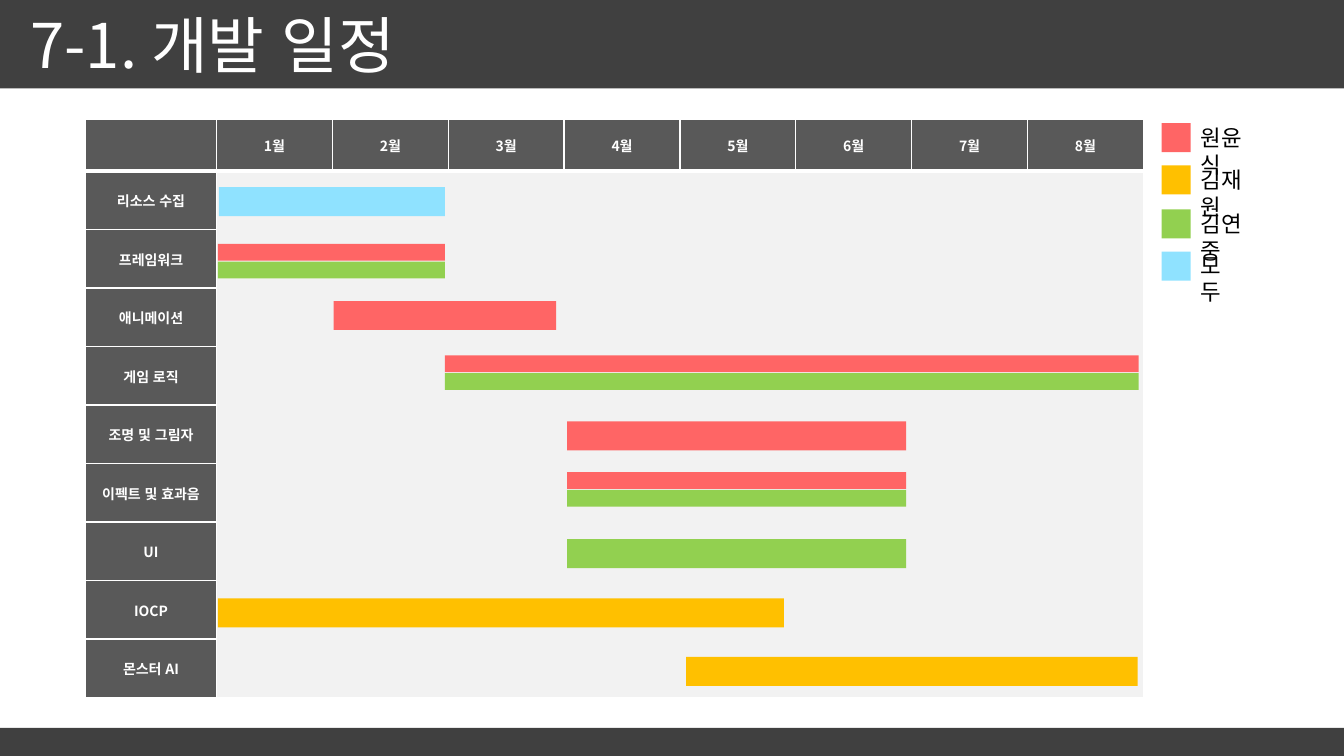
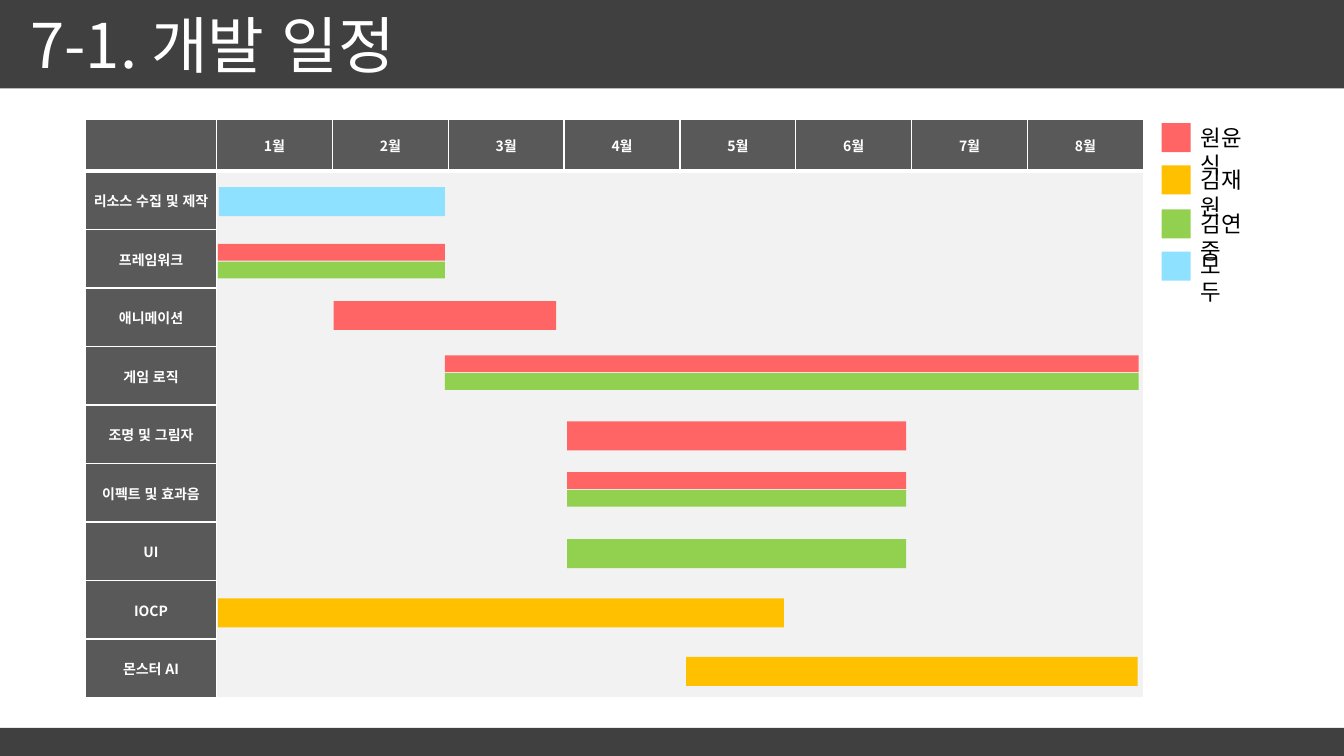
Before and after one commit to LaivY/HelloPlanet, a slide deck: slide 13 of 기획/제안서.pptx (slide 12 before the commit). Drawn at 1344x756 pixels with LibreOffice and Linux fonts; fonts in the diff are those of the drawing. Boxes give left, top, right and bottom in pixels: in the first picture for what was removed or moved away, otherwise in the second. Text is boxed around its words. In the diff, an @@ line names an element or a change of style, - is before the commit and + after.

```diff
--- a/기획/제안서.pptx
+++ b/기획/제안서.pptx
@@ table at [86, 119, 1144, 698] @@
-row 2, column 1: 리소스 수집
+row 2, column 1: 리소스 수집 및 제작
```
Also in this commit, not shown: 4 other slides changed, 1 slide added, 1 other file.
